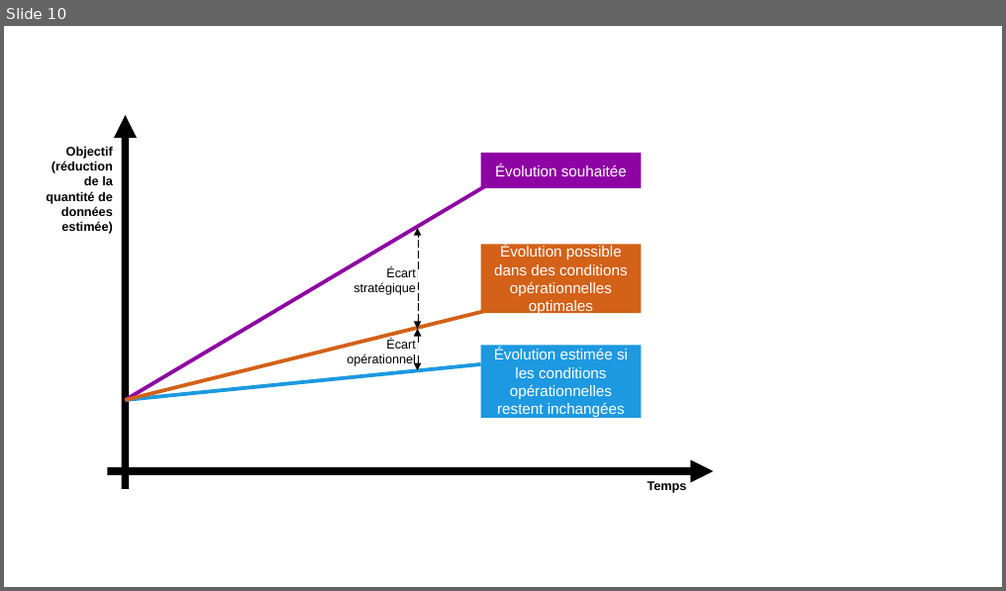
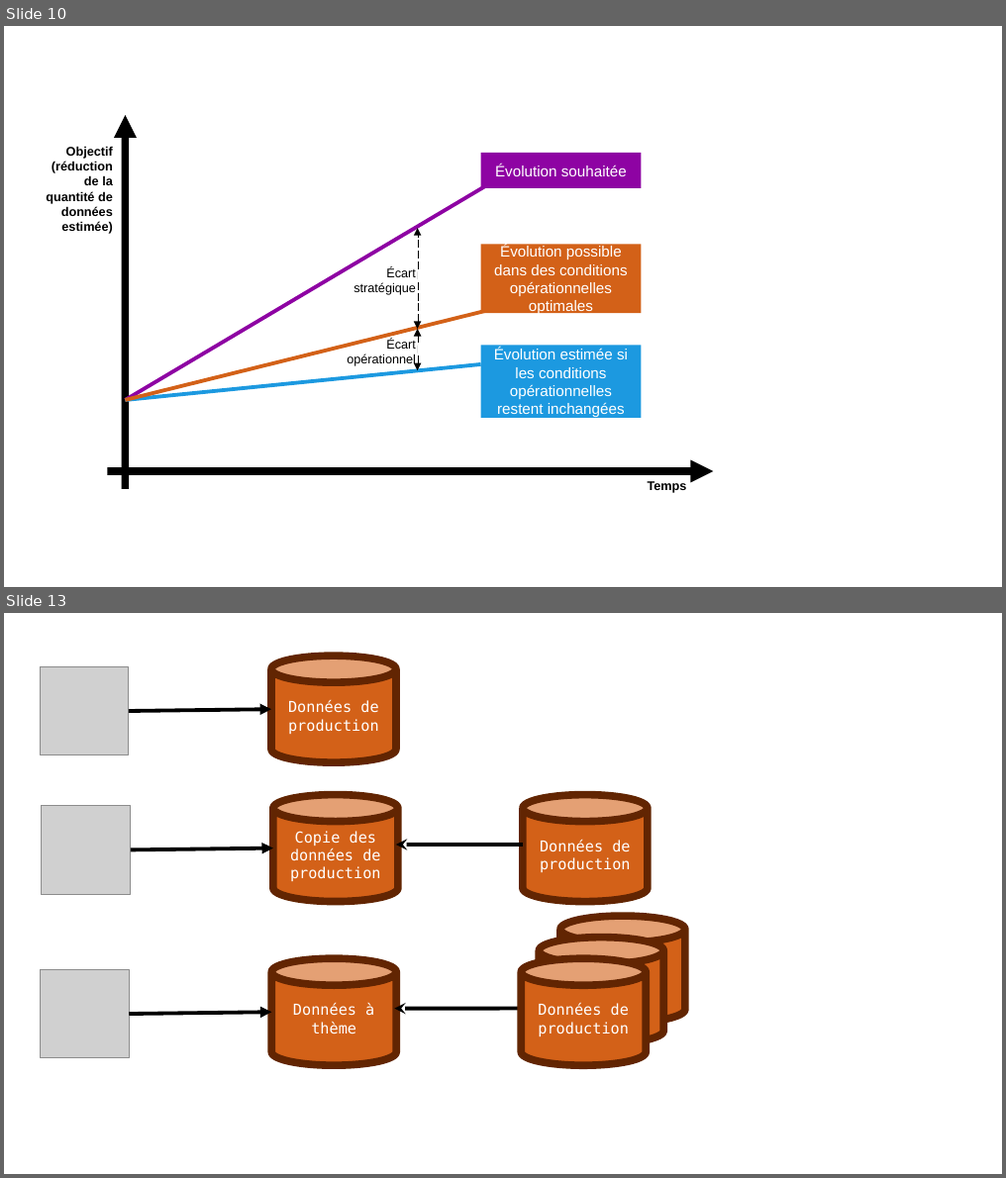
Before and after one commit to gattardm/P6, a slide deck: ressources/dépendances fonctionnelles.odp. Shown one above the other, each under a label of ours: slide 10 before the commit, slides 10 and 13 after it; the slides between them are not shown. The pictures are 1006x591 and 1006x1178 pixels, drawn with LibreOffice and Linux fonts; fonts in the diff are those of the drawing; grey boxes stand for pictures. Boxes give left, top, right and bottom in pixels: in the first picture for what was removed or moved away, otherwise in the second. Text is boxed around its words. In the diff, an @@ line names an element or a change of style, - is before the commit and + after.

```diff
--- a/ressources/dépendances fonctionnelles.odp
+++ b/ressources/dépendances fonctionnelles.odp
@@ slide 13 added at [4,613,1002,1174], background #FFFFFF @@
@@ picture added at [40,666,128,756] @@
@@ cylinder added at [271,656,396,762], fill #D36118, outline #622502 6.01 pt, 12 pt, text #FFFFFF @@
+Données de production
@@ arrow added from (129, 711) to (271, 709), #000000 3 pt @@
@@ picture added at [42,806,130,894] @@
@@ cylinder added at [273,795,398,902], fill #D36118, outline #622502 6.01 pt, 12 pt, text #FFFFFF @@
+Copie des données de production
@@ cylinder added at [523,795,648,902], fill #D36118, outline #622502 6.01 pt, 12 pt, text #FFFFFF @@
+Données de production
@@ arrow added from (131, 851) to (273, 849), #000000 3 pt @@
@@ arrow added from (523, 845) to (396, 845), #000000 3 pt @@
@@ cylinder added at [540,937,664,1044], fill #D36118, outline #622502 6.01 pt, 12 pt, text #FFFFFF @@
+Données de production
@@ cylinder added at [561,916,686,1023], fill #D36118, outline #622502 6.01 pt, 12 pt, text #FFFFFF @@
+Données de production
@@ cylinder added at [272,959,397,1065], fill #D36118, outline #622502 6.01 pt, 12 pt, text #FFFFFF @@
+Données à thème
@@ cylinder added at [521,959,647,1065], fill #D36118, outline #622502 6.01 pt, 12 pt, text #FFFFFF @@
+Données de production
@@ picture added at [41,969,129,1059] @@
@@ arrow added from (129, 1014) to (272, 1012), #000000 3 pt @@
@@ arrow added from (521, 1009) to (394, 1009), #000000 3 pt @@
```
Also in this commit, not shown: 2 slides changed, 3 other slides added, 1 other file.
